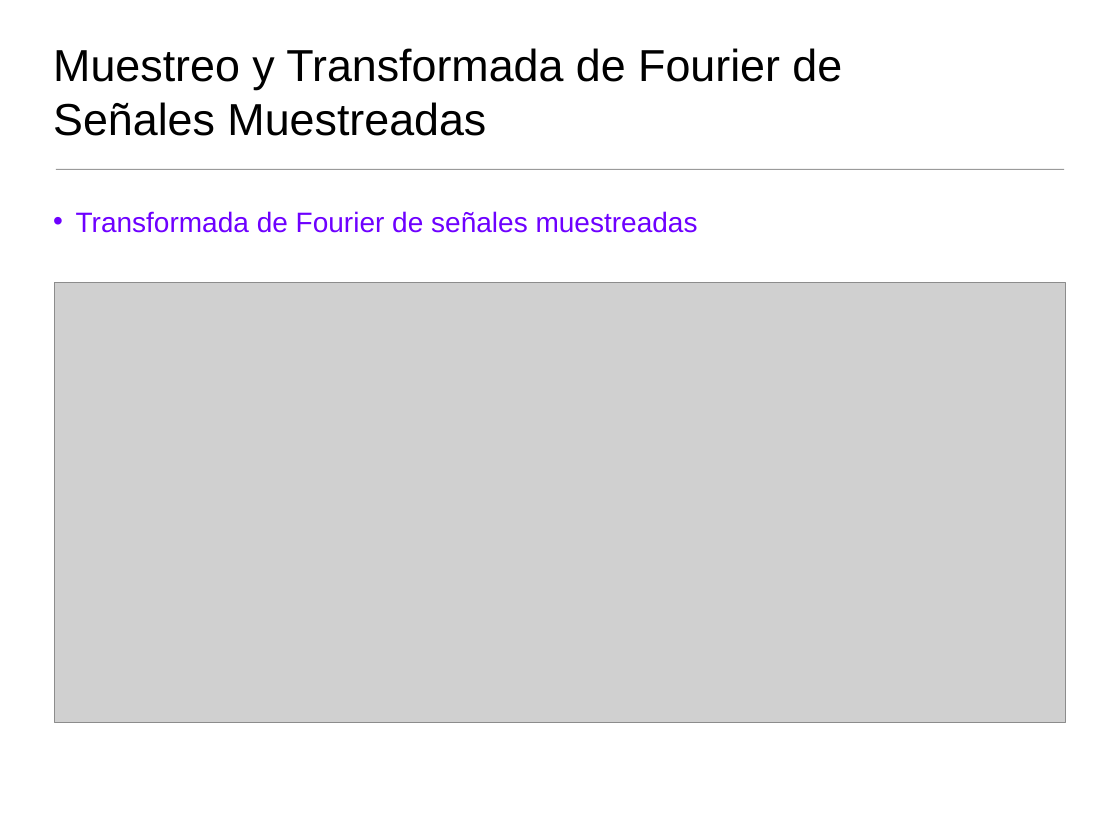
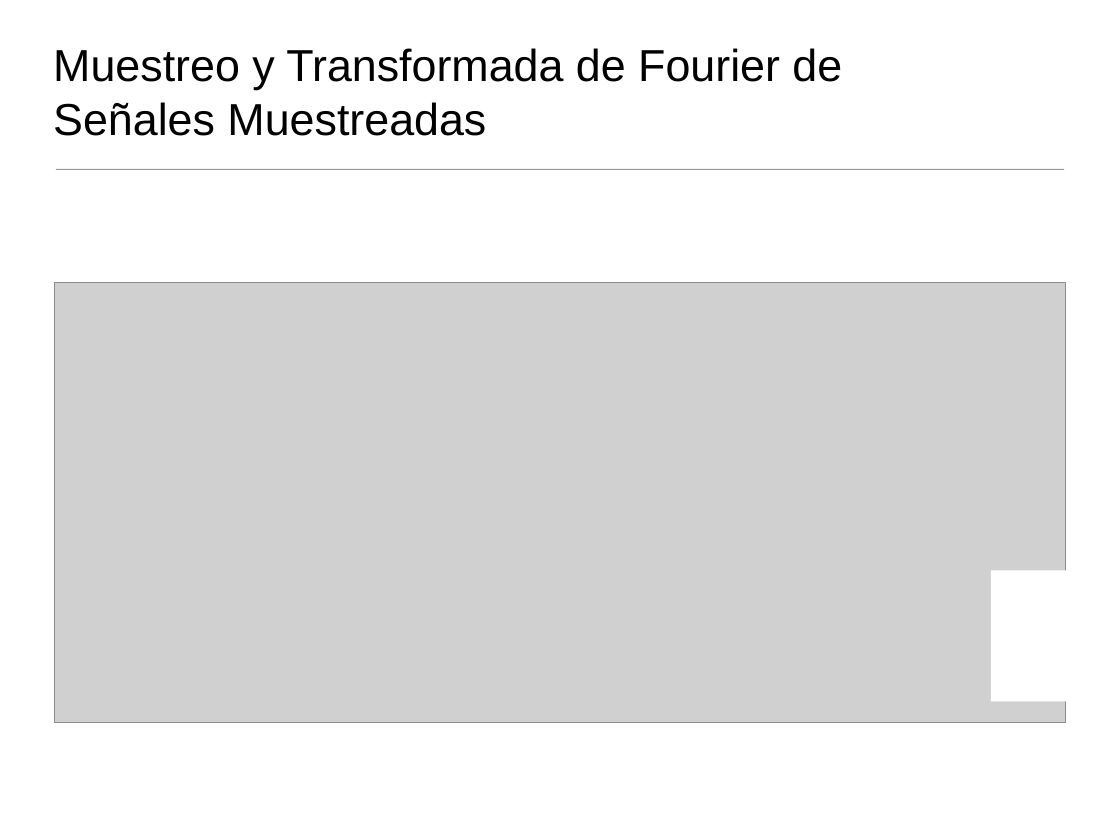
Before and after one commit to domingomery/imagenes, a slide deck: slide 25 of clases/Cap04_Sistemas_Lineales/presentations/IMG04_Fourier1D_Teoria.pptx (slide 30 before the commit). Drawn at 1120x840 pixels with LibreOffice and Linux fonts; fonts in the diff are those of the drawing; grey boxes stand for pictures. Boxes give left, top, right and bottom in pixels: in the first picture for what was removed or moved away, otherwise in the second. Text is boxed around its words. In the diff, an @@ line names an element or a change of style, - is before the commit and + after.

```diff
--- a/clases/Cap04_Sistemas_Lineales/presentations/IMG04_Fourier1D_Teoria.pptx
+++ b/clases/Cap04_Sistemas_Lineales/presentations/IMG04_Fourier1D_Teoria.pptx
@@ text removed at bbox=[76, 211, 698, 233] @@
-• Transformada de Fourier de señales muestreadas
@@ rectangle added at bbox=[991, 571, 1084, 702], fill #FFFFFF @@
```
Also in this commit, not shown: 23 other slides changed, 9 slides added, 20 slides removed, 14 other files.
